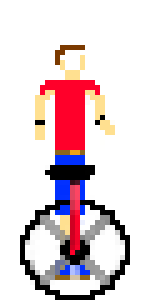
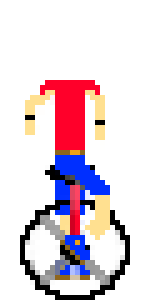
Layers edited between the first and the second 150 × 300 image:
hid "Head" over [55, 45, 85, 80]
painted on "Body" over [25, 95, 115, 140]
painted on "Front Leg" over [55, 165, 110, 265]
